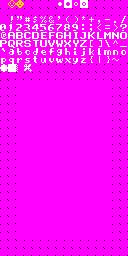
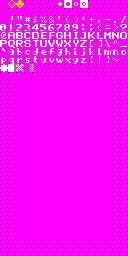
Two versions of the same layered image (128x256). Layer-by-layer changes:
painted on "256" over [14, 64, 40, 72]
painted on "4" over [14, 64, 40, 72]
